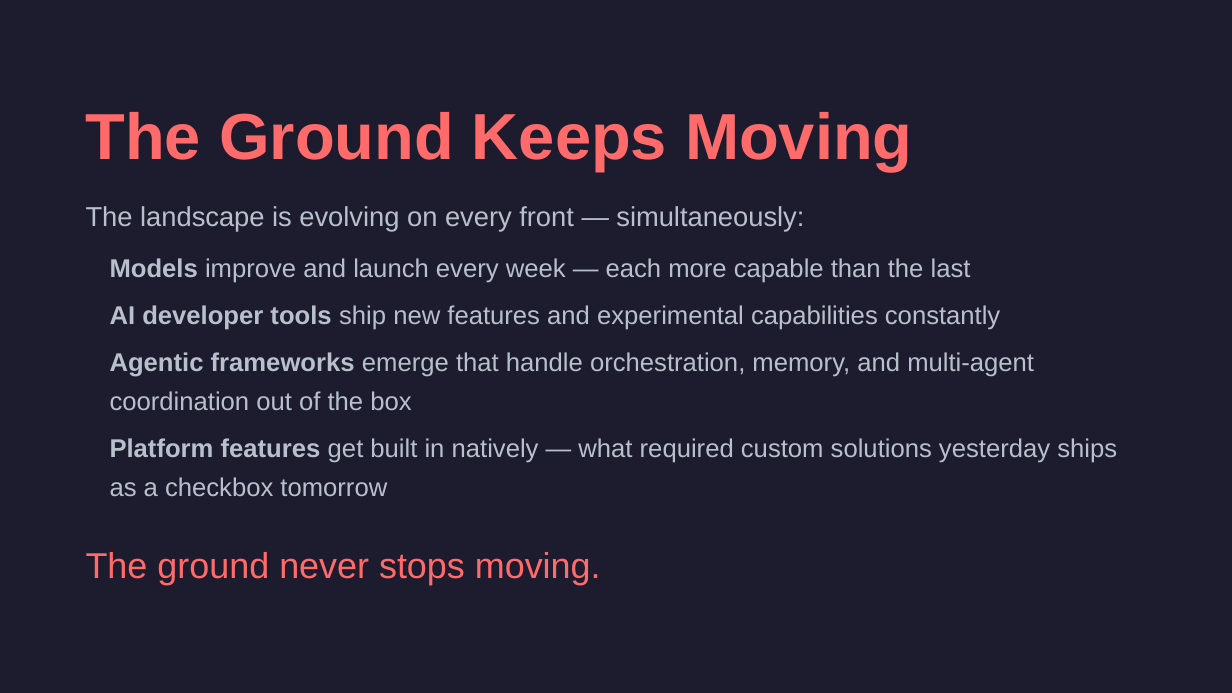
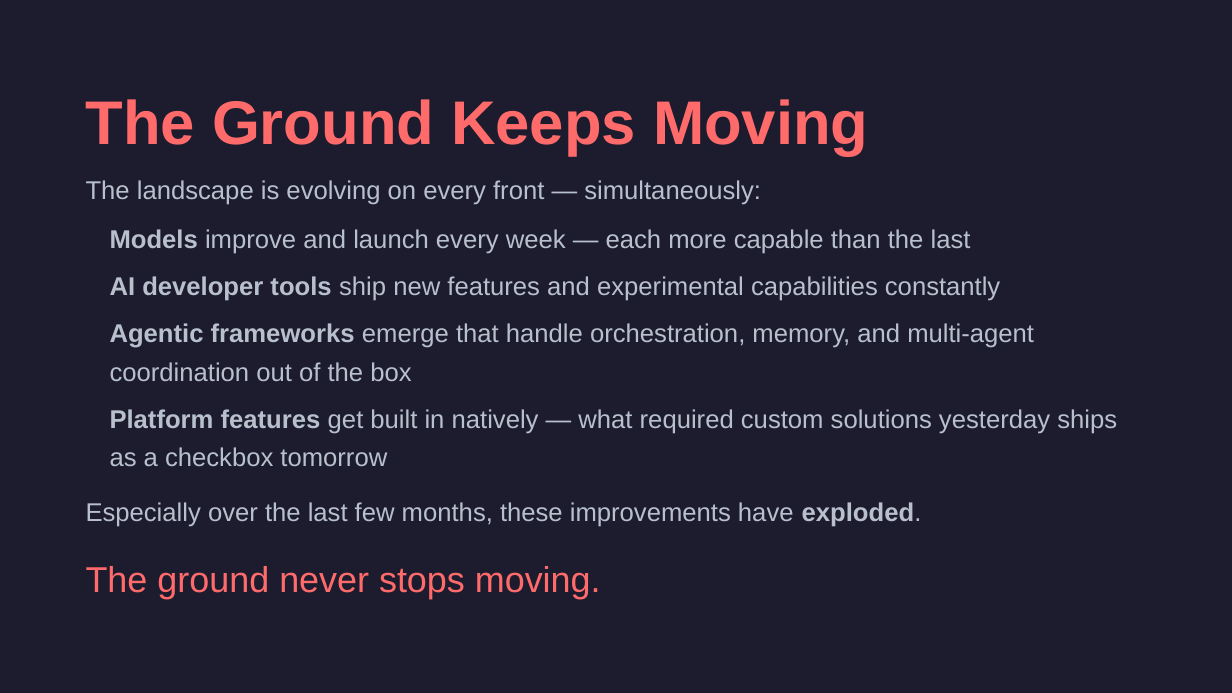
Before and after one commit to cirvine-MSFT/editless, a slide deck: slide 8 of docs/presentations/marks-journey-long.pptx. Drawn at 1232x693 pixels with LibreOffice and Linux fonts; fonts in the diff are those of the drawing. Boxes give left, top, right and bottom in pixels: in the first picture for what was removed or moved away, otherwise in the second. Text is boxed around its words. In the diff, an @@ line names an element or a change of style, - is before the commit and + after.

```diff
--- a/docs/presentations/marks-journey-long.pptx
+++ b/docs/presentations/marks-journey-long.pptx
@@ text "The Ground Keeps Moving": place and size @@
-text "The Ground Keeps Moving" at (86, 112, 912, 172)
+text "The Ground Keeps Moving" at (86, 99, 868, 156)
@@ text "The Ground Keeps Moving" at (86, 99, 868, 156): size 38 to 36 pt; less space between paragraphs @@
@@ text "The landscape is evolving on ...": place and size @@
-text "The landscape is evolving on ..." at (86, 206, 804, 231)
+text "The landscape is evolving on ..." at (86, 180, 761, 205)
@@ text "The landscape is evolving on ..." at (86, 180, 761, 205): size 16 to 15 pt; line spacing 22.4pt to 19.5pt; less space between paragraphs @@
@@ text "Models improve and launch every ...": place and size @@
-text "Models improve and launch every ..." at (110, 258, 1117, 496)
+text "Models improve and launch every ..." at (110, 229, 1117, 466)
@@ text added at (86, 502, 922, 527), 15 pt, text #B8C0CC @@
+Especially over the last few months, these improvements have exploded.
@@ text "The ground never stops moving.": place and size @@
-text "The ground never stops moving." at (86, 552, 601, 585)
+text "The ground never stops moving." at (86, 566, 601, 599)
@@ text "The ground never stops moving." at (86, 566, 601, 599): less space between paragraphs @@
```
Also in this commit, not shown: 1 other slide changed, 1 slide added, 1 slide removed, 7 other files.
